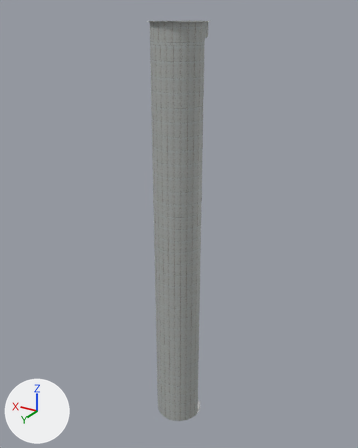
The FBX model Unity/Assets/Prefabs/silo.fbx: old version first, new version second.
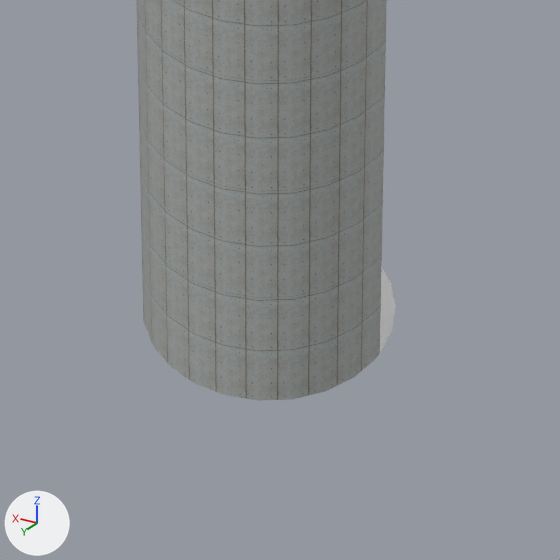
Old and new are each drawn whole from a camera (50 mm lens) standing at (-46.7, 77.8, 85.2) and looking at (1.0, -1.7, 45.5) and again close up on the part from 37% to 64% of the width and 79% to 100% of the height. The axes (+X, +Y, +Z) are drawn at lower left. The lights are the same throughout. Where no turn or scale is listed for an object, it has been applied to the vertices. Vertices at the same position are counted once.

The scene before the commit, as lines of its bpy script (objects in view):
```python
me_id2 = bpy.data.meshes.new('ID2')
me_id2.from_pydata(...)  # 509 vertices, 1362 faces; spans x -5.0..5.0, y -5.0..5.0, z 0.0..83.6
me_id2.materials.append(mat_concrete_form_4x8)  # picture img_concrete_form_4x8__jpg
me_id23 = bpy.data.meshes.new('ID23')
me_id23.from_pydata(...)  # 29 vertices, 27 faces; spans x -4.97..4.97, y -4.97..4.82, z 0.0
me_id23.materials.append(mat_material)  # white #ffffff
ob_id23 = bpy.data.objects.new('ID23', me_id23)
ob_id23.location = (0.0, 0.0, 0.0)
ob_sketchup = bpy.data.objects.new('SketchUp', me_id2)
ob_sketchup.location = (0.0, 0.0, 0.0)
```
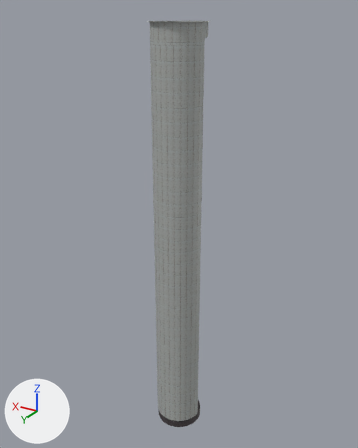
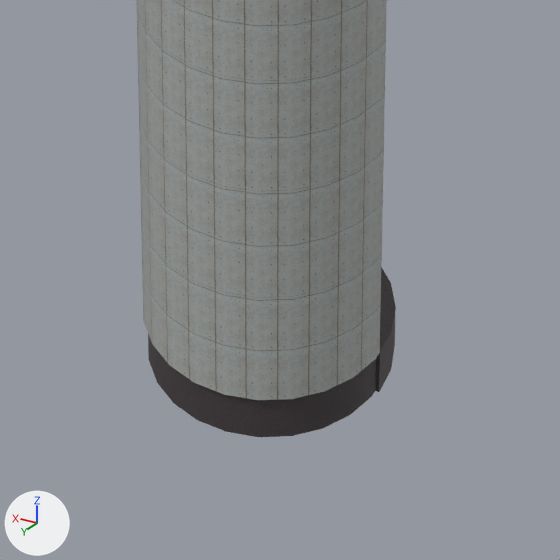
The change in detail:
Picture 'Asphalt_New_.jpg' (img_asphalt_new__jpg) is new.
Material 'Asphalt_New_' (mat_asphalt_new) is new.
Its texture is img_asphalt_new__jpg.
me_id23 is used by ob_id23; location (0.0, 0.0, 0.0).
me_id23 had 29 vertices, 27 faces and spanned x -4.97..4.97, y -4.97..4.82, z 0.0.
me_id23 now has 58 vertices, 112 faces and spans x -4.97..4.97, y -4.97..4.82, z -2.01..0.0.
Part 1, on me_id23:
27 faces are deleted.
29 new vertices lie (0.0, 0.0, -2.01) away from vertices in x -4.97..4.97, y -4.97..4.82, z 0.0.
112 new faces join them.
me_id23 part 2: 25 faces spanning x -4.97..4.97, y -4.97..4.82, z 0.0 switch from mat_material (white #ffffff) to mat_asphalt_new (picture img_asphalt_new__jpg).

Changed parts and their boxes (x1, y1, x2, y2) in the close-ups (560 x 560 px):
'ID23', reshaped: before (380, 267, 396, 351); after (148, 267, 396, 437)
part 1 of me_id23, built on: before (380, 334, 389, 345); after (148, 307, 396, 437)
part 2 of me_id23, recoloured (grey to black): (380, 267, 396, 351) in both
